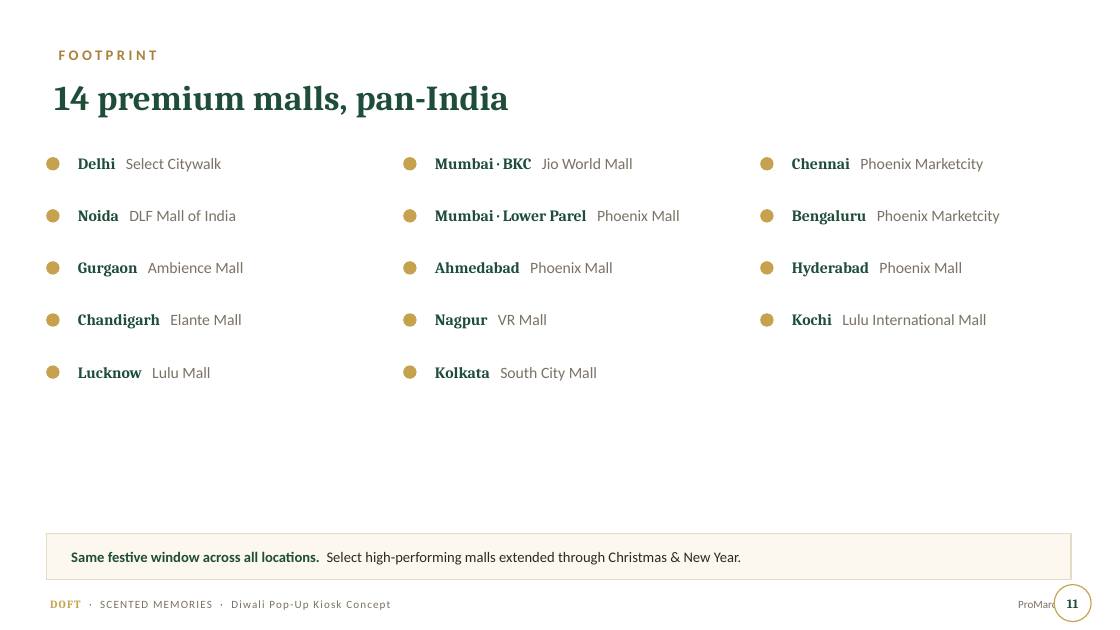
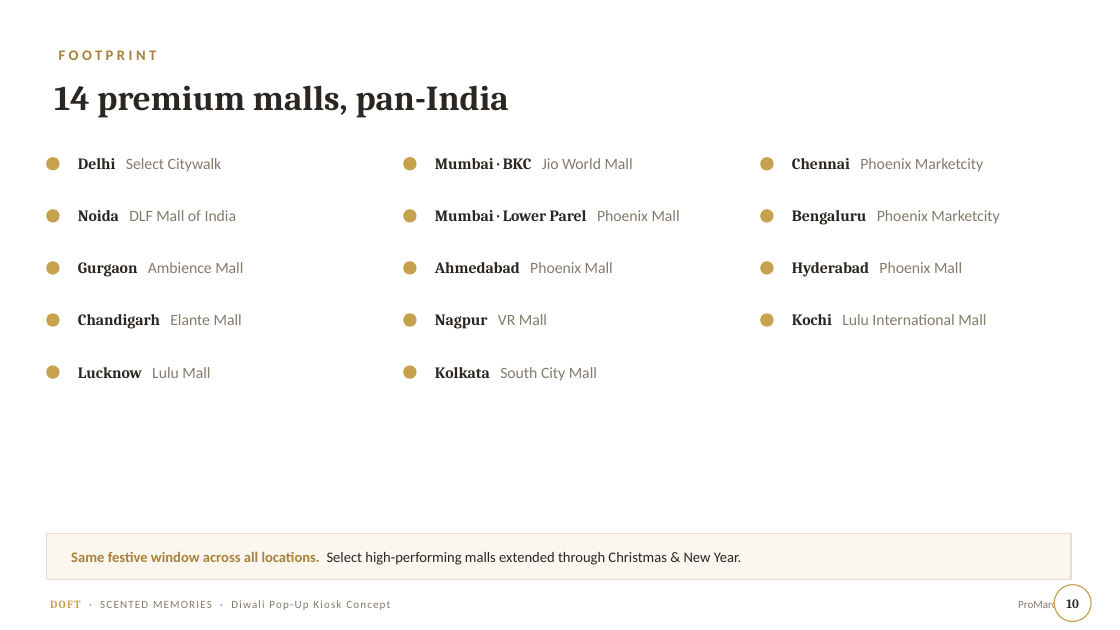
Before and after one commit to nky1103/Projects, a slide deck: slide 10 of doft_diwali_popup/Doft_Kiosk_Concept_Presentation.pptx (slide 11 before the commit). Drawn at 1120x630 pixels with LibreOffice and Linux fonts; fonts in the diff are those of the drawing. Boxes give left, top, right and bottom in pixels: in the first picture for what was removed or moved away, otherwise in the second. Text is boxed around its words. In the diff, an @@ line names an element or a change of style, - is before the commit and + after.

```diff
--- a/doft_diwali_popup/Doft_Kiosk_Concept_Presentation.pptx
+++ b/doft_diwali_popup/Doft_Kiosk_Concept_Presentation.pptx
@@ text "14 premium malls, pan-India" at (x1=54, y1=85, x2=509, y2=118): text colour #1E4D39 to #2B2621 @@
@@ text "Delhi Select Citywalk" at (x1=78, y1=158, x2=222, y2=172): text colour #1E4D39 to #2B2621 in "Delhi"; text colour #7A7264 to #857B6C in "Select Citywalk" @@
@@ text "Mumbai · BKC Jio World ..." at (x1=435, y1=158, x2=633, y2=169): text colour #1E4D39 to #2B2621 in "Mumbai · BKC"; text colour #7A7264 to #857B6C in "Jio World Mall" @@
@@ text "Chennai Phoenix Marketcity" at (x1=792, y1=158, x2=983, y2=172): text colour #1E4D39 to #2B2621 in "Chennai"; text colour #7A7264 to #857B6C in "Phoenix Marketcity" @@
@@ text "Noida DLF Mall of India" at (x1=78, y1=210, x2=237, y2=221): text colour #1E4D39 to #2B2621 in "Noida"; text colour #7A7264 to #857B6C in "DLF Mall of India" @@
@@ text "Mumbai · Lower Parel Phoenix ..." at (x1=435, y1=210, x2=680, y2=221): text colour #1E4D39 to #2B2621 in "Mumbai · Lower Parel"; text colour #7A7264 to #857B6C in "Phoenix Mall" @@
@@ text "Bengaluru Phoenix Marketcity" at (x1=792, y1=210, x2=999, y2=225): text colour #1E4D39 to #2B2621 in "Bengaluru"; text colour #7A7264 to #857B6C in "Phoenix Marketcity" @@
@@ text "Gurgaon Ambience Mall" at (x1=78, y1=262, x2=243, y2=277): text colour #1E4D39 to #2B2621 in "Gurgaon"; text colour #7A7264 to #857B6C in "Ambience Mall" @@
@@ text "Ahmedabad Phoenix Mall" at (x1=435, y1=262, x2=613, y2=273): text colour #1E4D39 to #2B2621 in "Ahmedabad"; text colour #7A7264 to #857B6C in "Phoenix Mall" @@
@@ text "Hyderabad Phoenix Mall" at (x1=792, y1=262, x2=962, y2=277): text colour #1E4D39 to #2B2621 in "Hyderabad"; text colour #7A7264 to #857B6C in "Phoenix Mall" @@
@@ text "Chandigarh Elante Mall" at (x1=78, y1=314, x2=242, y2=329): text colour #1E4D39 to #2B2621 in "Chandigarh"; text colour #7A7264 to #857B6C in "Elante Mall" @@
@@ text "Nagpur VR Mall" at (x1=435, y1=314, x2=547, y2=329): text colour #1E4D39 to #2B2621 in "Nagpur"; text colour #7A7264 to #857B6C in "VR Mall" @@
@@ text "Kochi Lulu International Mall" at (x1=792, y1=314, x2=986, y2=325): text colour #1E4D39 to #2B2621 in "Kochi"; text colour #7A7264 to #857B6C in "Lulu International Mall" @@
@@ text "Lucknow Lulu Mall" at (x1=78, y1=367, x2=210, y2=378): text colour #1E4D39 to #2B2621 in "Lucknow"; text colour #7A7264 to #857B6C in "Lulu Mall" @@
@@ text "Kolkata South City Mall" at (x1=435, y1=367, x2=597, y2=381): text colour #1E4D39 to #2B2621 in "Kolkata"; text colour #7A7264 to #857B6C in "South City Mall" @@
@@ rectangle at (x1=46, y1=534, x2=1071, y2=580): fill #FCF8EF to #FBF7EF; outline #E4DCC9 1 pt to #E6DECB 1 pt @@
@@ text "Same festive window across all ..." at (x1=71, y1=551, x2=742, y2=565): text colour #1E4D39 to #A9813A in "Same festive window across all locations."; text colour #2C2924 to #2A2621 in "Select high-performing malls extended through Christmas & ..." @@
@@ text "ProMarcom" at (x1=1018, y1=599, x2=1071, y2=612): text colour #7A7264 to #857B6C @@
@@ text at (x1=1066, y1=599, x2=1079, y2=608): text changed; text colour #1E4D39 to #2B2621 @@
-11
+10
```
Also in this commit, not shown: 8 other slides changed, 3 slides added, 4 slides removed, 9 other files.
